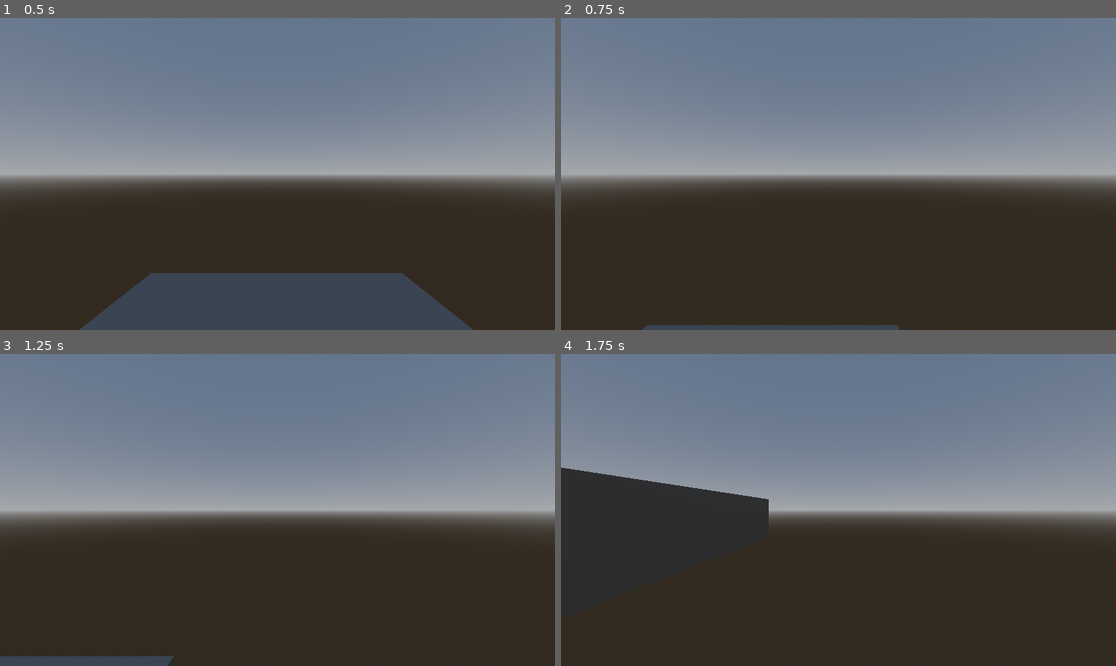
Above: before the commit, frames 1-4 (two rows, left to right).
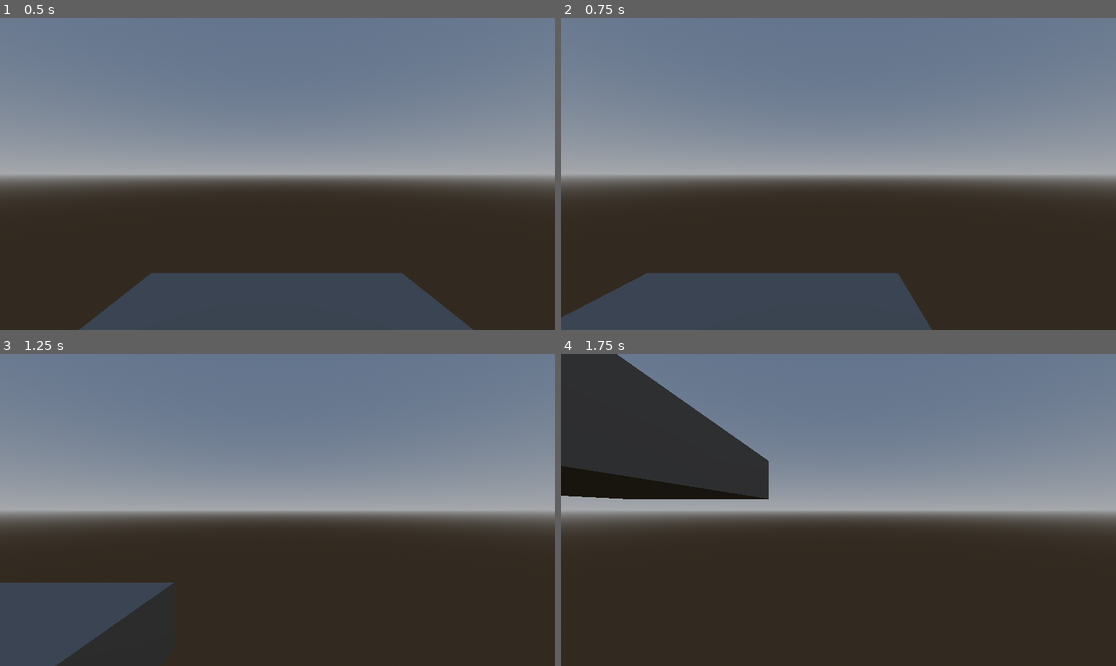
Above: after the commit, the same moments.

Repository: WindowsVista42/game-off-2025-game
Game: Godot game, scene res://Main.tscn
Same seed, same stepped clock (60 frames per second), same inputs: the game is played once before the commit and once after it.
Inputs:
- Up to frame 1 (0.5 s): no input
- Up to frame 2 (0.75 s): tap Enter (ui_accept) at 0.5, 0.6 s; hold Right (ui_right) from 0.53 s (still down)
- Up to frame 3 (1.25 s): keep holding Right (ui_right); tap Enter (ui_accept) at 0.77, 1.07 s
- Up to frame 4 (1.75 s): release Right (ui_right) at 1.28 s; hold Down (ui_down) from 1.28 s (still down); tap Enter (ui_accept) at 1.35, 1.52 s

Frame 1 is identical in both runs. In frame 2, 9.8% of the frame differs, in the area x 0-67%, y 81-100%; in frame 3, 5.8%; in frame 4, 16%, in the area x 0-38%, y 0-57%.

Commit message:
WIP: Player controller. Works with rotated camera now.

Diff:
--- a/character_body_3d.gd
+++ b/character_body_3d.gd
@@ -1,24 +1,28 @@
 extends CharacterBody3D
 
+const SPEED = 5.0
 
-const SPEED = 5.0
-const JUMP_VELOCITY = 4.5
-
+@onready
+var CAMERA = get_node("Camera3D")
 
 func _physics_process(delta: float) -> void:
 	# Add the gravity.
 	if not is_on_floor():
 		velocity += get_gravity() * delta
 
-	# Handle jump.
-	if Input.is_action_just_pressed("ui_accept") and is_on_floor():
-		velocity.y = JUMP_VELOCITY
-
 	# Get the input direction and handle the movement/deceleration.
 	# As good practice, you should replace UI actions with custom gameplay actions.
 	var input_dir := Input.get_vector("ui_left", "ui_right", "ui_up", "ui_down")
 
-	var direction := (transform.basis * Vector3(input_dir.x, 0, input_dir.y)).normalized()
+	var forward = CAMERA.get_camera_transform().basis.z
+	forward.y = 0.0
+
+	var right = CAMERA.get_camera_transform().basis.x
+	right.y = 0.0
+
+	var direction: Vector3 = (forward.normalized() * input_dir.y + right.normalized() * input_dir.x).normalized()
+	direction = direction.normalized()
+
 	if direction:
 		velocity.x = direction.x * SPEED
 		velocity.z = direction.z * SPEED
@@ -26,4 +30,6 @@
 		velocity.x = move_toward(velocity.x, 0, SPEED)
 		velocity.z = move_toward(velocity.z, 0, SPEED)
 
+	# print(CAMERA.global_transform)
+
 	move_and_slide()
